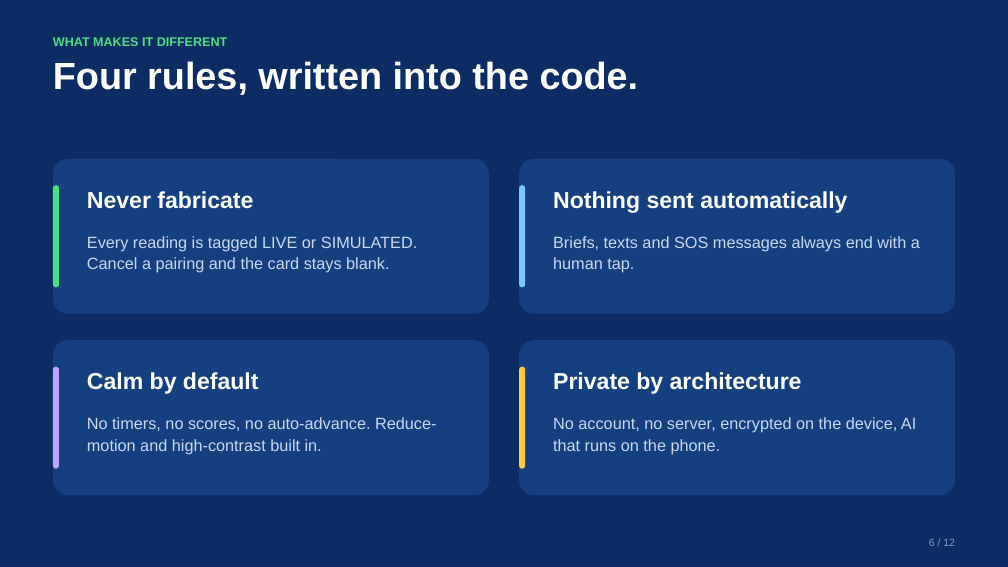
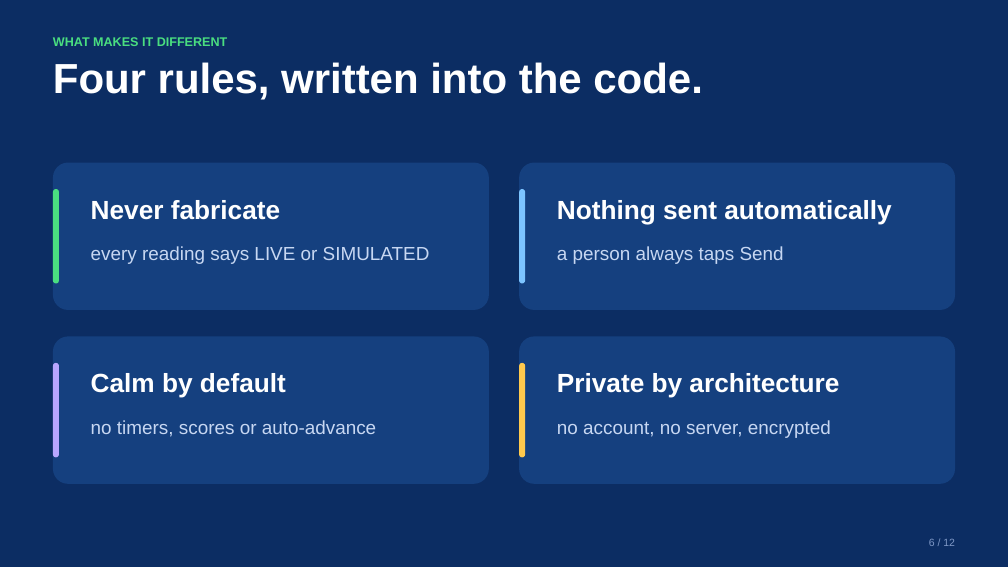
Before and after one commit to engineer2025-sudo/Care, a slide deck: slide 6 of pitch/CareSphere_Congressional_App_Challenge_Deck.pptx. Drawn at 1008x567 pixels with LibreOffice and Linux fonts; fonts in the diff are those of the drawing. Boxes give left, top, right and bottom in pixels: in the first picture for what was removed or moved away, otherwise in the second. Text is boxed around its words. In the diff, an @@ line names an element or a change of style, - is before the commit and + after.

```diff
--- a/pitch/CareSphere_Congressional_App_Challenge_Deck.pptx
+++ b/pitch/CareSphere_Congressional_App_Challenge_Deck.pptx
@@ text "Four rules, written into the ..." at box(53, 62, 703, 100): size 36 to 40 pt; line spacing 40.3pt to 44.8pt @@
@@ rounded rectangle: place and size @@
-rounded rectangle at box(53, 159, 489, 314)
+rounded rectangle at box(53, 163, 489, 310)
@@ rounded rectangle: place and size @@
-rounded rectangle at box(520, 159, 956, 314)
+rounded rectangle at box(520, 163, 956, 310)
@@ rounded rectangle: place and size @@
-rounded rectangle at box(53, 185, 59, 287)
+rounded rectangle at box(53, 189, 59, 284)
@@ text "Never fabricate": place and size @@
-text "Never fabricate" at box(87, 191, 253, 209)
+text "Never fabricate" at box(91, 200, 280, 220)
@@ rounded rectangle: place and size @@
-rounded rectangle at box(520, 185, 526, 287)
+rounded rectangle at box(520, 189, 526, 284)
@@ size 22 to 25 pt; line spacing 26.4pt to 30pt in 4 elements at box(91, 373, 286, 398), box(557, 373, 839, 398), box(91, 200, 280, 220), box(557, 200, 891, 224) @@
@@ text "Nothing sent automatically": place and size @@
-text "Nothing sent automatically" at box(553, 191, 847, 213)
+text "Nothing sent automatically" at box(557, 200, 891, 224)
@@ text at box(91, 246, 430, 264): text changed; size 15.5 to 18 pt @@
-Every reading is tagged LIVE or SIMULATED. Cancel a pairing and the card stays blank.
+every reading says LIVE or SIMULATED
@@ text at box(557, 246, 784, 264): text changed; size 15.5 to 18 pt @@
-Briefs, texts and SOS messages always end with a human tap.
+a person always taps Send
@@ rounded rectangle: place and size @@
-rounded rectangle at box(53, 340, 489, 495)
+rounded rectangle at box(53, 337, 489, 484)
@@ proportions changed in 4 elements at box(53, 163, 489, 310), box(520, 163, 956, 310), box(53, 337, 489, 484), box(520, 337, 956, 484) @@
@@ rounded rectangle: place and size @@
-rounded rectangle at box(520, 340, 956, 495)
+rounded rectangle at box(520, 337, 956, 484)
@@ rounded rectangle: place and size @@
-rounded rectangle at box(53, 367, 59, 469)
+rounded rectangle at box(53, 363, 59, 457)
@@ rounded rectangle: place and size @@
-rounded rectangle at box(520, 367, 526, 469)
+rounded rectangle at box(520, 363, 526, 457)
@@ text at box(91, 420, 376, 437): text changed; size 15.5 to 18 pt @@
-No timers, no scores, no auto-advance. Reduce-motion and high-contrast built in.
+no timers, scores or auto-advance
@@ text at box(557, 420, 831, 438): text changed; size 15.5 to 18 pt @@
-No account, no server, encrypted on the device, AI that runs on the phone.
+no account, no server, encrypted
```
Also in this commit, not shown: 11 other slides changed, 17 other files.
